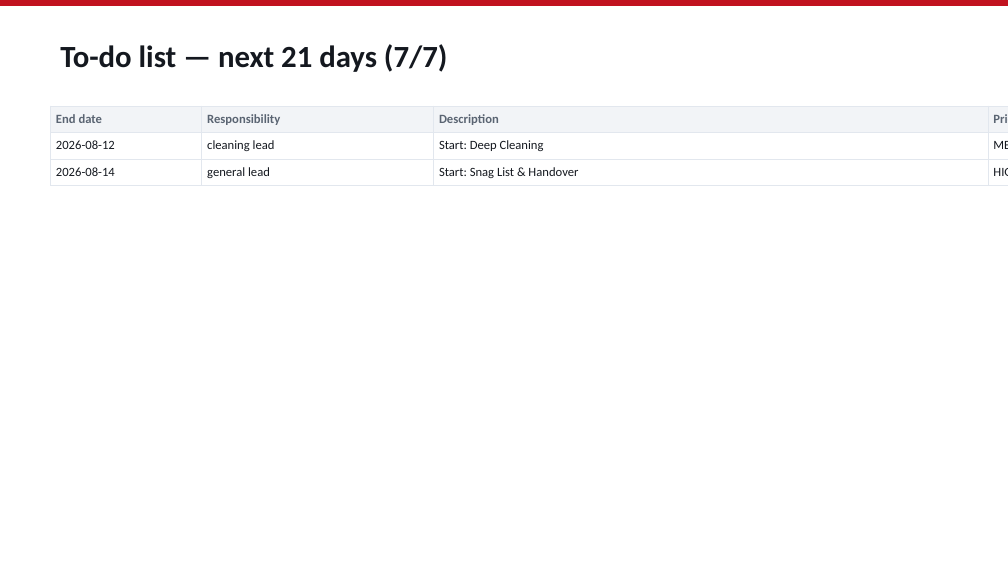
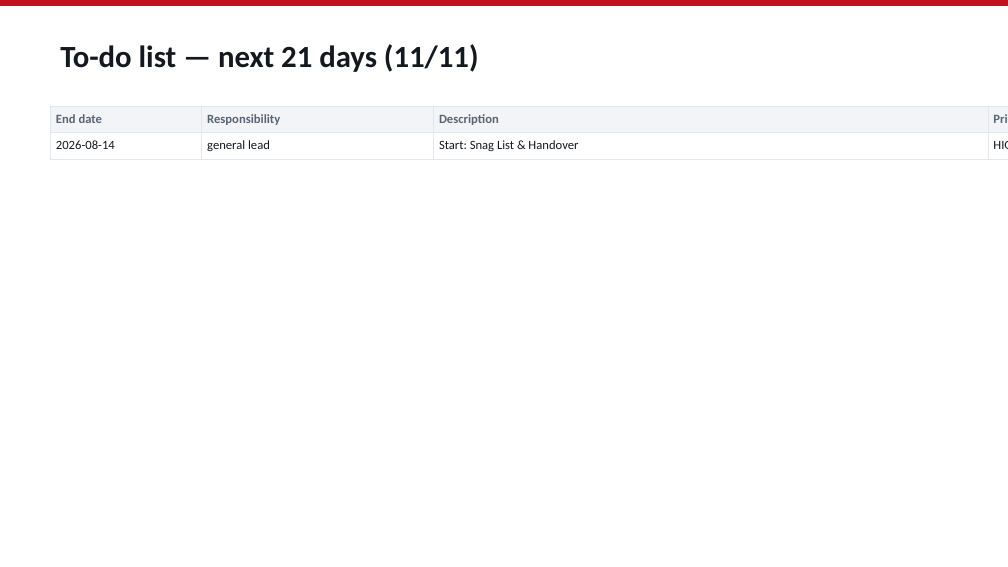
Before and after one commit to aayushdhoot/Planning-Engine, a slide deck: slide 33 of sample-output/skf-pune-internal-deck.pptx (slide 26 before the commit). Drawn at 1008x567 pixels with LibreOffice and Linux fonts; fonts in the diff are those of the drawing. Boxes give left, top, right and bottom in pixels: in the first picture for what was removed or moved away, otherwise in the second. Text is boxed around its words. In the diff, an @@ line names an element or a change of style, - is before the commit and + after.

```diff
--- a/sample-output/skf-pune-internal-deck.pptx
+++ b/sample-output/skf-pune-internal-deck.pptx
@@ text at box(60, 44, 479, 72): text changed @@
-To-do list — next 21 days (7/7)
+To-do list — next 21 days (11/11)
@@ table at box(50, 106, 1008, 207) @@
-row 2: 2026-08-12 | cleaning lead | Start: Deep Cleaning | MEDIUM | Not Started
```
Also in this commit, not shown: 10 other slides changed, 7 slides added, 32 other files.
